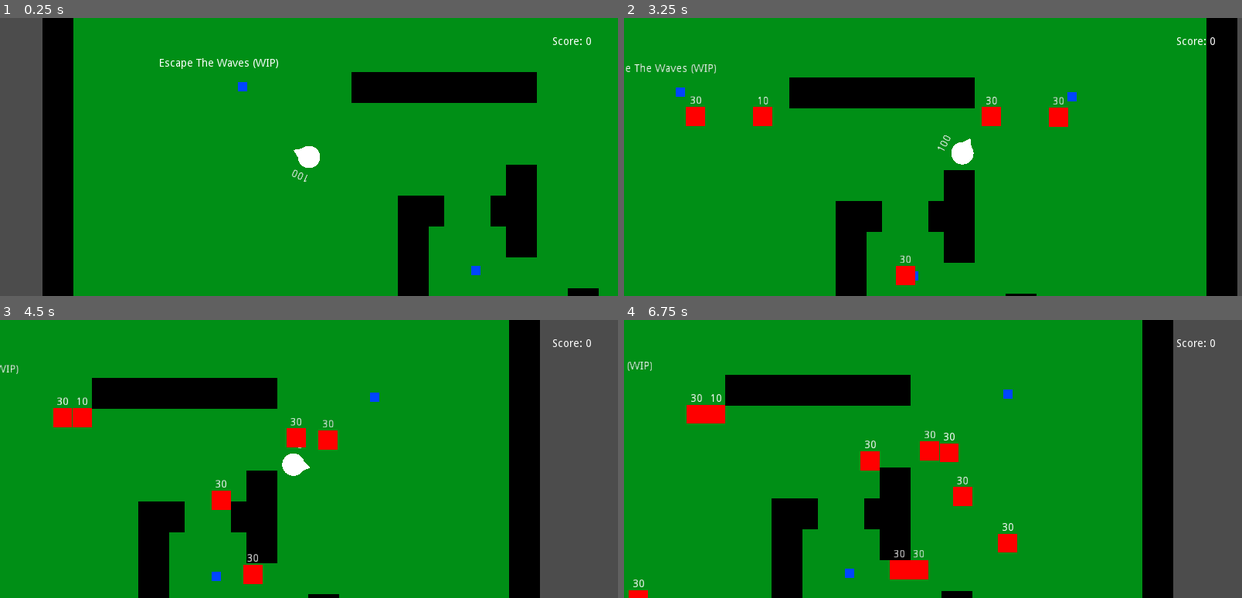
Above: before the commit, frames 1-4 (two rows, left to right).
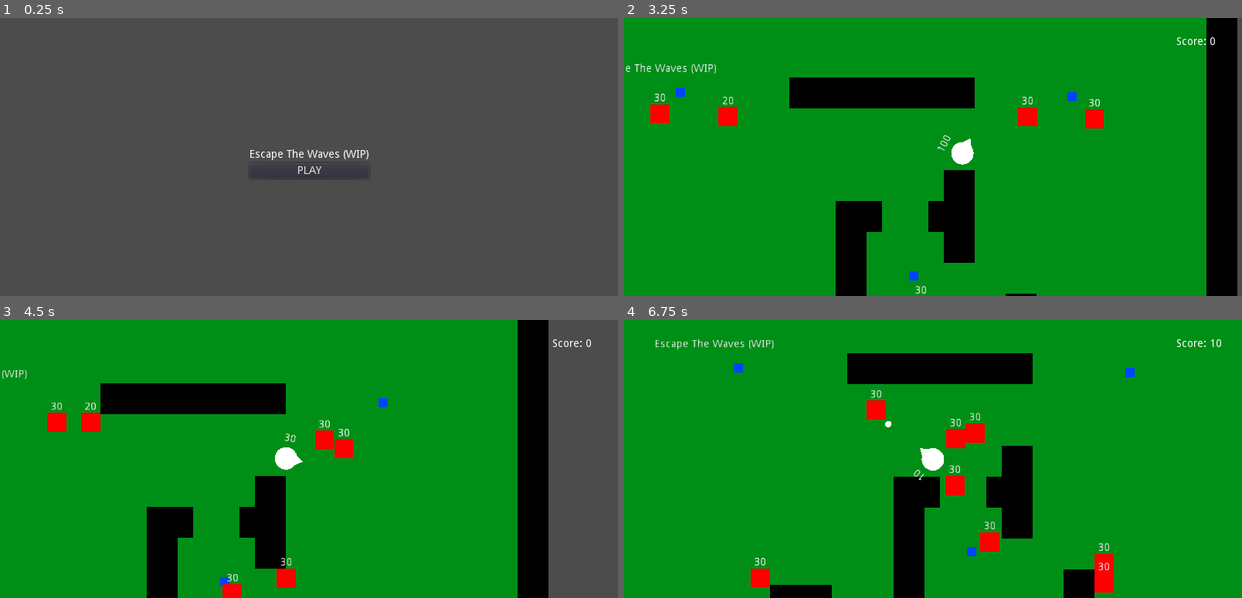
Above: after the commit, the same moments.

Repository: EmilienLeroy/EscapeTheWave
Game: Godot game, scene res://main.tscn
Two runs of this game, one before a commit and one after it. Both use one fixed random seed, a clock stepped at 60 frames per second and the inputs below.
Inputs (mouse positions are in pixels of both pictures, inside the frame that each line leads up to):
- Up to frame 1 (0.25 s): no input
- Up to frame 2 (3.25 s): click (933, 170) at 0.5 s, where only the run after the commit has a clickable "PLAY"; tap Enter at 1.25 s; move the mouse to (1068, 143) at 1.27 s; hold Right (ui_right) 1.28-2 s; click (1068, 143) at 1.42 s; drag from (809, 170) to (766, 87) at 2.02 s; move the mouse to (994, 95) at 2.77 s; hold Right (ui_right) from 2.78 s (still down)
- Up to frame 3 (4.5 s): release Right (ui_right) at 3.5 s; drag from (278, 514) to (241, 581) at 3.52 s; move the mouse to (494, 500) at 4.27 s; hold Left (ui_left) from 4.28 s (still down)
- Up to frame 4 (6.75 s): release Left (ui_left) at 5 s; drag from (747, 417) to (926, 450) at 5.02 s; move the mouse to (963, 459) at 5.77 s; hold Down (ui_down) 5.78-6.5 s; click (963, 459) at 5.92 s; drag from (840, 389) to (951, 453) at 6.52 s

The runs differ from the first frame. In frame 1, 93% of the frame differs, in the area x 6-100%, y 0-100%; in frame 2, 2.2%; in frame 3, 8.9%; in frame 4, 34%.

Commit message:
✨ Add a simple home scene

Diff:
--- a/main.gd
+++ b/main.gd
@@ -5,5 +5,5 @@
 	randomize();
 
 	Engine.set_target_fps(60);
-	Router.goto_scene('res://scenes/single/single.tscn');
+	Router.goto_scene('res://scenes/home/home.tscn');
 	pass
--- /dev/null
+++ b/scenes/home/home.gd
@@ -0,0 +1,9 @@
+extends MarginContainer
+
+
+func _ready():
+	$Box/Button.connect("button_down", self, "on_button_down")
+	pass
+
+func on_button_down():
+	Router.goto_scene("res://scenes/single/single.tscn");
--- /dev/null
+++ b/scenes/home/home.tscn
@@ -0,0 +1,32 @@
+[gd_scene load_steps=2 format=2]
+
+[ext_resource path="res://scenes/home/home.gd" type="Script" id=1]
+
+[node name="Home" type="MarginContainer"]
+anchor_right = 1.0
+anchor_bottom = 1.0
+margin_left = 322.5
+margin_top = 170.0
+margin_right = -322.5
+margin_bottom = -170.0
+size_flags_horizontal = 15
+size_flags_vertical = 7
+script = ExtResource( 1 )
+
+[node name="Box" type="VBoxContainer" parent="."]
+margin_right = 155.0
+margin_bottom = 38.0
+size_flags_horizontal = 15
+size_flags_vertical = 7
+alignment = 1
+
+[node name="Label" type="Label" parent="Box"]
+margin_right = 155.0
+margin_bottom = 14.0
+text = "Escape The Waves (WIP)"
+
+[node name="Button" type="Button" parent="Box"]
+margin_top = 18.0
+margin_right = 155.0
+margin_bottom = 38.0
+text = "PLAY"
